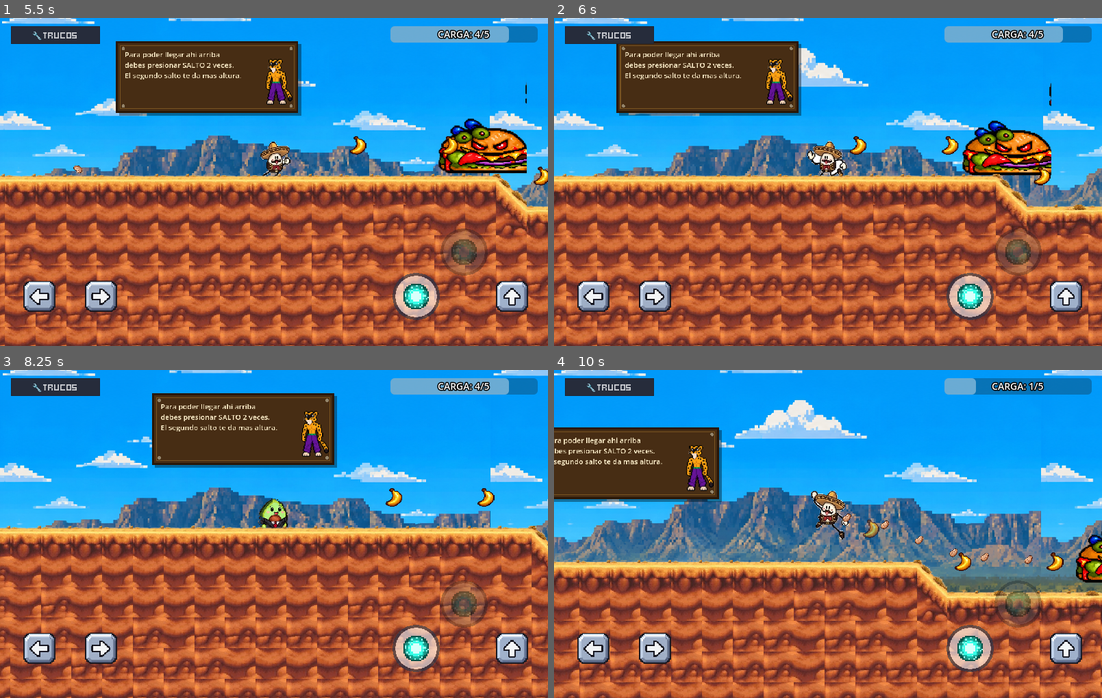
Above: before the commit, frames 1-4 (two rows, left to right).
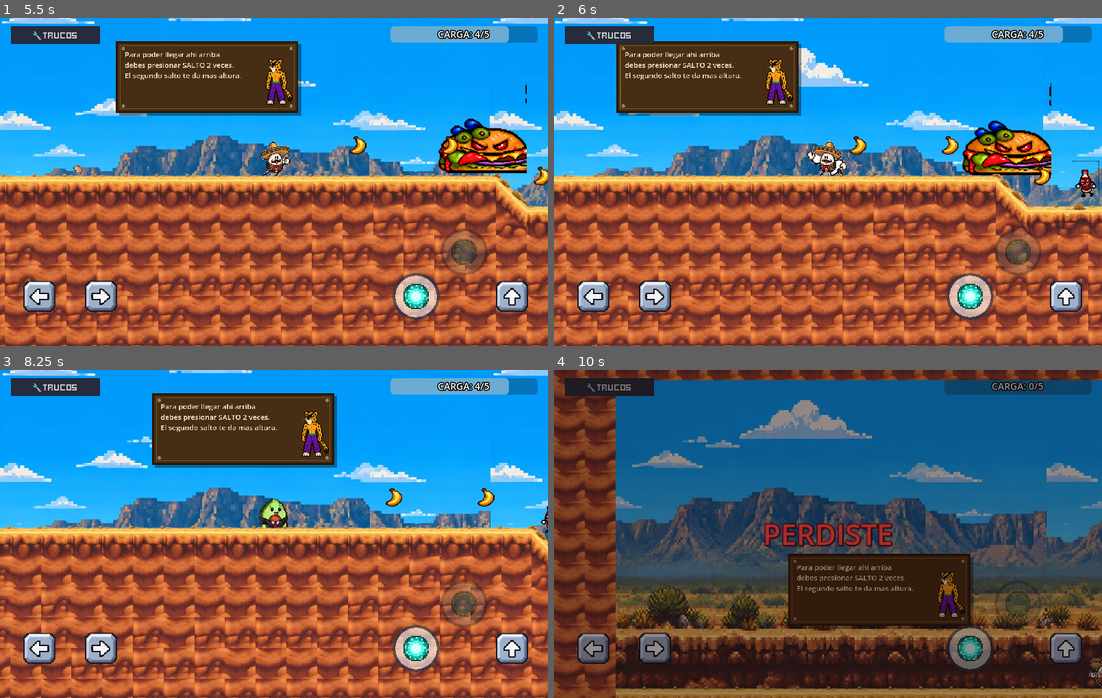
Above: after the commit, the same moments.

Repository: 2330215/aaaaaaaaaaa
Game: Godot game, scene res://game_singleplayer.tscn
Same seed, same stepped clock (60 frames per second), same inputs: the game is played once before the commit and once after it.
Inputs (mouse positions are in pixels of both pictures, inside the frame that each line leads up to):
- Up to frame 1 (5.5 s): tap Enter (ui_accept) at 0.5 s; move the mouse to (394, 83) at 0.52 s; hold Space (shoot) 0.53-1.28 s; hold Right (move_right) 0.53-2.03 s; click (394, 83) at 0.67 s; tap Up (jump) at 0.77, 1.52, 3.02, 3.77, 4.52 s; move the mouse to (164, 198) at 1.27 s; tap X (special_attack) at 1.35, 3.6 s; move the mouse to (328, 109) at 2.02 s; hold Left (move_left) 2.03-2.78 s; tap V at 2.1, 4.35 s; move the mouse to (246, 247) at 2.77 s; hold Right (move_right) 2.78-4.28 s; tap Space (shoot) at 2.85 s; click (246, 247) at 2.92 s; move the mouse to (438, 231) at 3.52 s; move the mouse to (109, 132) at 4.27 s; hold Left (move_left) 4.28-5.03 s; move the mouse to (301, 182) at 5.02 s; hold Right (move_right) from 5.03 s (still down); hold Space (shoot) from 5.03 s (still down); click (301, 182) at 5.17 s
- Up to frame 2 (6 s): move the mouse to (745, 100) at 5.77 s; release Right (move_right) at 5.78 s; release Space (shoot) at 5.78 s; hold Left (move_left) from 5.78 s (still down); tap X (special_attack) at 5.85 s
- Up to frame 3 (8.25 s): tap Up (jump) at 6.02, 6.77, 7.52 s; move the mouse to (394, 517) at 6.52 s; tap V at 6.6 s; move the mouse to (164, 550) at 7.27 s; release Left (move_left) at 7.28 s; hold Right (move_right) from 7.28 s (still down); tap Space (shoot) at 7.35 s; click (164, 550) at 7.42 s; move the mouse to (328, 461) at 8.02 s; tap X (special_attack) at 8.1 s
- Up to frame 4 (10 s): move the mouse to (800, 599) at 8.77 s; tap V at 8.85 s; tap Up (jump) at 9.02, 9.77 s; move the mouse to (992, 583) at 9.52 s; release Right (move_right) at 9.53 s; hold Left (move_left) from 9.53 s (still down); hold Space (shoot) from 9.53 s (still down); click (992, 583) at 9.67 s

Frame 1 is identical in both runs. In frame 2, 0.2% of the frame differs, in the area x 94-100%, y 43-57%; in frame 3, less than 0.1%; in frame 4, 95%, in the area x 0-100%, y 0-100%.

Commit message:
personaje coca

Diff:
--- /dev/null
+++ b/enemy/coca_projectile.tscn
@@ -0,0 +1,141 @@
+[gd_scene format=3 uid="uid://c60wgp60ubaaj"]
+
+[ext_resource type="Script" uid="uid://tj7xirn4vnup" path="res://enemy/papa_projectile.gd" id="1_u2d0i"]
+[ext_resource type="Texture2D" uid="uid://coj0d33vyyqx1" path="res://player/bullet.webp" id="2_1sb84"]
+[ext_resource type="Texture2D" uid="uid://j1ial8q74niw" path="res://enemy/chorro.png" id="3_u2d0i"]
+
+[sub_resource type="CanvasItemMaterial" id="1"]
+
+[sub_resource type="CanvasItemMaterial" id="2"]
+blend_mode = 1
+
+[sub_resource type="CanvasItemMaterial" id="3"]
+
+[sub_resource type="CanvasItemMaterial" id="CanvasItemMaterial_ltbhv"]
+blend_mode = 1
+
+[sub_resource type="Gradient" id="Gradient_o13ul"]
+interpolation_mode = 2
+colors = PackedColorArray(1, 1, 1, 1, 1, 1, 1, 0)
+
+[sub_resource type="GradientTexture2D" id="GradientTexture2D_0sj74"]
+gradient = SubResource("Gradient_o13ul")
+fill = 1
+fill_from = Vector2(0.5, 0.5)
+fill_to = Vector2(0.5, 0.01)
+
+[sub_resource type="RectangleShape2D" id="RectangleShape2D_dfoyh"]
+size = Vector2(26, 14)
+
+[sub_resource type="Animation" id="Animation_v7668"]
+length = 0.001
+tracks/0/type = "value"
+tracks/0/imported = false
+tracks/0/enabled = true
+tracks/0/path = NodePath("Sprite2D:modulate")
+tracks/0/interp = 1
+tracks/0/loop_wrap = true
+tracks/0/keys = {
+"times": PackedFloat32Array(0),
+"transitions": PackedFloat32Array(1),
+"update": 0,
+"values": [Color(1, 1, 1, 1)]
+}
+
+[sub_resource type="Animation" id="5"]
+resource_name = "destroy"
+length = 0.3
+tracks/0/type = "method"
+tracks/0/imported = false
+tracks/0/enabled = true
+tracks/0/path = NodePath(".")
+tracks/0/interp = 1
+tracks/0/loop_wrap = true
+tracks/0/keys = {
+"times": PackedFloat32Array(0.3),
+"transitions": PackedFloat32Array(1),
+"values": [{
+"args": [],
+"method": &"queue_free"
+}]
+}
+tracks/1/type = "value"
+tracks/1/imported = false
+tracks/1/enabled = true
+tracks/1/path = NodePath("CPUParticles2D:self_modulate")
+tracks/1/interp = 1
+tracks/1/loop_wrap = true
+tracks/1/keys = {
+"times": PackedFloat32Array(0, 0.3),
+"transitions": PackedFloat32Array(1, 1),
+"update": 0,
+"values": [Color(1, 1, 1, 1), Color(1, 1, 1, 0)]
+}
+tracks/2/type = "value"
+tracks/2/imported = false
+tracks/2/enabled = true
+tracks/2/path = NodePath("Sprite2D:modulate")
+tracks/2/interp = 1
+tracks/2/loop_wrap = true
+tracks/2/keys = {
+"times": PackedFloat32Array(0, 0.3),
+"transitions": PackedFloat32Array(1, 1),
+"update": 0,
+"values": [Color(1, 1, 1, 1), Color(1, 1, 1, 0)]
+}
+
+[sub_resource type="AnimationLibrary" id="AnimationLibrary_iv8gr"]
+_data = {
+&"RESET": SubResource("Animation_v7668"),
+&"destroy": SubResource("5")
+}
+
+[node name="Bullet" type="RigidBody2D" unique_id=686454690]
+z_index = 5
+material = SubResource("1")
+scale = Vector2(0.5, 0.5)
+collision_layer = 18
+collision_mask = 26
+mass = 0.0283333
+gravity_scale = 0.1
+continuous_cd = 2
+contact_monitor = true
+max_contacts_reported = 1
+script = ExtResource("1_u2d0i")
+
+[node name="CPUParticles2D" type="CPUParticles2D" parent="." unique_id=1202721833]
+self_modulate = Color(1, 1, 1, 0)
+material = SubResource("2")
+emitting = false
+texture = ExtResource("2_1sb84")
+lifetime = 0.1
+speed_scale = 3.0
+spread = 0.0
+gravity = Vector2(0, 0)
+color = Color(1, 1, 1, 0.705882)
+
+[node name="Sprite2D" type="Sprite2D" parent="." unique_id=715704943]
+material = SubResource("3")
+position = Vector2(5.999999, -1.7910011)
+scale = Vector2(0.015783539, 0.023019163)
+texture = ExtResource("3_u2d0i")
+
+[node name="Glow" type="Sprite2D" parent="Sprite2D" unique_id=1873109458]
+modulate = Color(0.501961, 1, 1, 0.25098)
+material = SubResource("CanvasItemMaterial_ltbhv")
+scale = Vector2(0.667, 0.667)
+texture = SubResource("GradientTexture2D_0sj74")
+
+[node name="CollisionShape2D" type="CollisionShape2D" parent="." unique_id=624076901]
+position = Vector2(5, -1)
+shape = SubResource("RectangleShape2D_dfoyh")
+
+[node name="Timer" type="Timer" parent="." unique_id=1887822516]
+one_shot = true
+autostart = true
+
+[node name="AnimationPlayer" type="AnimationPlayer" parent="." unique_id=534852036]
+libraries/ = SubResource("AnimationLibrary_iv8gr")
+
+[connection signal="body_entered" from="." to="." method="_on_body_entered"]
+[connection signal="timeout" from="Timer" to="." method="destroy"]
--- /dev/null
+++ b/enemy/enemy_coca.gd
@@ -0,0 +1,128 @@
+extends Enemy
+
+const PAPA_SCENE = preload("res://enemy/coca_projectile.tscn")
+
+@export var move_speed: float = 80.0
+@export var stop_distance: float = 120.0
+@export var attack_range: float = 300.0
+@export var attack_cooldown: float = 2.0
+
+@onready var lanzamiento: Marker2D = $LanzamientoPapa
+
+var attack_timer: float = 0.0
+
+
+func _ready() -> void:
+	if not animation_player.animation_finished.is_connected(_on_animation_finished):
+		animation_player.animation_finished.connect(_on_animation_finished)
+
+
+func _physics_process(delta: float) -> void:
+	if _state == State.DEAD:
+		return
+
+	attack_timer -= delta
+
+	if not is_on_floor():
+		velocity.y += gravity * delta
+	else:
+		velocity.y = 0.0
+
+	var jugador := obtener_jugador()
+
+	if animation_player.current_animation == &"ataque":
+		velocity.x = 0.0
+
+	elif jugador != null:
+		var distancia_x := jugador.global_position.x - global_position.x
+
+		if absf(distancia_x) > stop_distance:
+			velocity.x = signf(distancia_x) * move_speed
+			sprite.flip_h = velocity.x < 0.0
+
+			if animation_player.current_animation != &"movimiento":
+				animation_player.play("walk")
+		else:
+			velocity.x = 0.0
+
+			if animation_player.current_animation != &"idle":
+				animation_player.play("idle")
+
+		if attack_timer <= 0.0 and obtener_jugador_cercano() != null:
+			atacar()
+			attack_timer = attack_cooldown
+
+	else:
+		velocity.x = 0.0
+
+		if animation_player.current_animation != &"idle":
+			animation_player.play("idle")
+
+	move_and_slide()
+
+
+func obtener_jugador() -> Player:
+	var jugador_cercano: Player = null
+	var distancia_minima := INF
+
+	for nodo in get_tree().get_nodes_in_group("player"):
+		if nodo is Player:
+			var distancia := global_position.distance_to(nodo.global_position)
+
+			if distancia < distancia_minima:
+				distancia_minima = distancia
+				jugador_cercano = nodo
+
+	return jugador_cercano
+
+
+func obtener_jugador_cercano() -> Player:
+	var jugador := obtener_jugador()
+
+	if jugador != null:
+		if global_position.distance_to(jugador.global_position) <= attack_range:
+			return jugador
+
+	return null
+
+
+func atacar() -> void:
+	if obtener_jugador_cercano() != null:
+		animation_player.play("ataque")
+
+
+func lanzar_papa() -> void:
+	var jugador := obtener_jugador_cercano()
+
+	if jugador == null or lanzamiento == null:
+		return
+
+	var papa = PAPA_SCENE.instantiate()
+
+	if papa == null:
+		return
+
+	papa.global_position = lanzamiento.global_position
+	papa.direction = lanzamiento.global_position.direction_to(jugador.global_position)
+
+	get_tree().current_scene.add_child(papa)
+
+
+func destroy() -> void:
+	if _state == State.DEAD:
+		return
+
+	_state = State.DEAD
+	velocity = Vector2.ZERO
+
+	if animation_player.has_animation(&"destroy"):
+		animation_player.play("destroy")
+	else:
+		queue_free()
+
+
+func _on_animation_finished(animation_name: StringName) -> void:
+	if animation_name == &"ataque":
+		animation_player.play("idle")
+	elif animation_name == &"destroy":
+		queue_free()
--- /dev/null
+++ b/enemy/enemy_coca.tscn
@@ -0,0 +1,347 @@
+[gd_scene format=3 uid="uid://dfm8821ubqi5q"]
+
+[ext_resource type="Script" uid="uid://b5iqiedkokml" path="res://enemy/enemy_coca.gd" id="1_kus5p"]
+[ext_resource type="Texture2D" uid="uid://qbpjengb1qn1" path="res://enemy/coca6.png" id="2_kus5p"]
+[ext_resource type="Texture2D" uid="uid://coj0d33vyyqx1" path="res://player/bullet.webp" id="3_gp2i7"]
+[ext_resource type="AudioStream" uid="uid://dm7wsawmylc7b" path="res://enemy/hit.wav" id="4_f7rxy"]
+[ext_resource type="AudioStream" uid="uid://duwm7i44o75o2" path="res://enemy/explode.wav" id="5_rbmr2"]
+
+[sub_resource type="CanvasItemMaterial" id="1"]
+
+[sub_resource type="Animation" id="8"]
+length = 0.001
+tracks/0/type = "value"
+tracks/0/imported = false
+tracks/0/enabled = true
+tracks/0/path = NodePath("Explosion:scale_amount")
+tracks/0/interp = 1
+tracks/0/loop_wrap = true
+tracks/0/keys = {
+"times": PackedFloat32Array(0),
+"transitions": PackedFloat32Array(1),
+"update": 0,
+"values": [4.0]
+}
+tracks/1/type = "value"
+tracks/1/imported = false
+tracks/1/enabled = true
+tracks/1/path = NodePath("Sprite2D:frame")
+tracks/1/interp = 1
+tracks/1/loop_wrap = true
+tracks/1/keys = {
+"times": PackedFloat32Array(0),
+"transitions": PackedFloat32Array(1),
+"update": 0,
+"values": [0]
+}
+tracks/2/type = "value"
+tracks/2/imported = false
+tracks/2/enabled = true
+tracks/2/path = NodePath("Explosion:scale_amount_max")
+tracks/2/interp = 1
+tracks/2/loop_wrap = true
+tracks/2/keys = {
+"times": PackedFloat32Array(0),
+"transitions": PackedFloat32Array(1),
+"update": 0,
+"values": [1.0]
+}
+tracks/3/type = "value"
+tracks/3/imported = false
+tracks/3/enabled = true
+tracks/3/path = NodePath(".:collision_layer")
+tracks/3/interp = 1
+tracks/3/loop_wrap = true
+tracks/3/keys = {
+"times": PackedFloat32Array(0),
+"transitions": PackedFloat32Array(1),
+"update": 1,
+"values": [2]
+}
+
+[sub_resource type="Animation" id="Animation_5dlo2"]
+resource_name = "ataque"
+tracks/0/type = "value"
+tracks/0/imported = false
+tracks/0/enabled = true
+tracks/0/path = NodePath("Sprite2D:frame")
+tracks/0/interp = 1
+tracks/0/loop_wrap = true
+tracks/0/keys = {
+"times": PackedFloat32Array(0, 0.099999994, 0.2, 0.3, 0.4, 0.5, 0.6, 0.7, 0.8, 0.9, 1),
+"transitions": PackedFloat32Array(1, 1, 1, 1, 1, 1, 1, 1, 1, 1, 1),
+"update": 0,
+"values": [7, 8, 9, 10, 11, 12, 13, 14, 15, 16, 17]
+}
+tracks/1/type = "method"
+tracks/1/imported = false
+tracks/1/enabled = true
+tracks/1/path = NodePath(".")
+tracks/1/interp = 1
+tracks/1/loop_wrap = true
+tracks/1/keys = {
+"times": PackedFloat32Array(0.46666667),
+"transitions": PackedFloat32Array(1),
+"values": [{
+"args": [],
+"method": &"lanzar_papa"
+}]
+}
+
+[sub_resource type="Animation" id="2"]
+resource_name = "destroy"
+length = 1.5
+tracks/0/type = "value"
+tracks/0/imported = false
+tracks/0/enabled = true
+tracks/0/path = NodePath("Sprite2D:frame")
+tracks/0/interp = 1
+tracks/0/loop_wrap = true
+tracks/0/keys = {
+"times": PackedFloat32Array(0),
+"transitions": PackedFloat32Array(1),
+"update": 0,
+"values": [7]
+}
+tracks/1/type = "value"
+tracks/1/imported = false
+tracks/1/enabled = true
+tracks/1/path = NodePath("Sprite2D:rotation_degrees")
+tracks/1/interp = 1
+tracks/1/loop_wrap = true
+tracks/1/keys = {
+"times": PackedFloat32Array(0, 0.8),
+"transitions": PackedFloat32Array(0.0796601, 1),
+"update": 0,
+"values": [0.0, 180.0]
+}
+tracks/2/type = "value"
+tracks/2/imported = false
+tracks/2/enabled = true
+tracks/2/path = NodePath("Sprite2D:self_modulate")
+tracks/2/interp = 1
+tracks/2/loop_wrap = true
+tracks/2/keys = {
+"times": PackedFloat32Array(0, 0.5, 1.1),
+"transitions": PackedFloat32Array(1, 1, 1),
+"update": 0,
+"values": [Color(1, 1, 1, 1), Color(1, 1, 1, 1), Color(1, 1, 1, 0)]
+}
+tracks/3/type = "value"
+tracks/3/imported = false
+tracks/3/enabled = true
+tracks/3/path = NodePath("Explosion:emitting")
+tracks/3/interp = 1
+tracks/3/loop_wrap = true
+tracks/3/keys = {
+"times": PackedFloat32Array(0, 0.6),
+"transitions": PackedFloat32Array(1, 1),
+"update": 1,
+"values": [false, true]
+}
+tracks/4/type = "value"
+tracks/4/imported = false
+tracks/4/enabled = true
+tracks/4/path = NodePath("Hit:playing")
+tracks/4/interp = 1
+tracks/4/loop_wrap = true
+tracks/4/keys = {
+"times": PackedFloat32Array(0.00999999),
+"transitions": PackedFloat32Array(1),
+"update": 1,
+"values": [true]
+}
+tracks/5/type = "value"
+tracks/5/imported = false
+tracks/5/enabled = true
+tracks/5/path = NodePath("Explode:playing")
+tracks/5/interp = 1
+tracks/5/loop_wrap = true
+tracks/5/keys = {
+"times": PackedFloat32Array(0.6),
+"transitions": PackedFloat32Array(1),
+"update": 1,
+"values": [true]
+}
+tracks/6/type = "method"
+tracks/6/imported = false
+tracks/6/enabled = true
+tracks/6/path = NodePath(".")
+tracks/6/interp = 1
+tracks/6/loop_wrap = true
+tracks/6/keys = {
+"times": PackedFloat32Array(1.5),
+"transitions": PackedFloat32Array(1),
+"values": [{
+"args": [],
+"method": &"queue_free"
+}]
+}
+tracks/7/type = "value"
+tracks/7/imported = false
+tracks/7/enabled = true
+tracks/7/path = NodePath(".:collision_layer")
+tracks/7/interp = 1
+tracks/7/loop_wrap = true
+tracks/7/keys = {
+"times": PackedFloat32Array(0),
+"transitions": PackedFloat32Array(1),
+"update": 1,
+"values": [0]
+}
+tracks/8/type = "value"
+tracks/8/imported = false
+tracks/8/enabled = true
+tracks/8/path = NodePath("Sprite2D:position")
+tracks/8/interp = 1
+tracks/8/loop_wrap = true
+tracks/8/keys = {
+"times": PackedFloat32Array(0, 0.2, 0.4),
+"transitions": PackedFloat32Array(2.2974, 0.183011, 1),
+"update": 0,
+"values": [Vector2(0, 0), Vector2(0, -32), Vector2(0, 0)]
+}
+tracks/9/type = "value"
+tracks/9/imported = false
+tracks/9/enabled = true
+tracks/9/path = NodePath("Explosion:scale_amount_min")
+tracks/9/interp = 1
+tracks/9/loop_wrap = true
+tracks/9/keys = {
+"times": PackedFloat32Array(0.6, 1),
+"transitions": PackedFloat32Array(1, 1),
+"update": 0,
+"values": [1.0, 4.0]
+}
+tracks/10/type = "value"
+tracks/10/imported = false
+tracks/10/enabled = true
+tracks/10/path = NodePath("Explosion:scale_amount_max")
+tracks/10/interp = 1
+tracks/10/loop_wrap = true
+tracks/10/keys = {
+"times": PackedFloat32Array(0.6, 1),
+"transitions": PackedFloat32Array(1, 1),
+"update": 0,
+"values": [1.0, 4.0]
+}
+
+[sub_resource type="Animation" id="3"]
+loop_mode = 1
+step = 0.25
+tracks/0/type = "value"
+tracks/0/imported = false
+tracks/0/enabled = true
+tracks/0/path = NodePath("Sprite2D:frame")
+tracks/0/interp = 1
+tracks/0/loop_wrap = true
+tracks/0/keys = {
+"times": PackedFloat32Array(0, 0.25, 0.999, 1.332, 1.665, 1.998),
+"transitions": PackedFloat32Array(1, 1, 1, 1, 1, 1),
+"update": 1,
+"values": [6, 5, 6, 5, 6, 7]
+}
+
+[sub_resource type="Animation" id="Animation_pmsee"]
+resource_name = "rebote"
+length = 0.001
+
+[sub_resource type="Animation" id="4"]
+length = 0.9
+loop_mode = 1
+tracks/0/type = "value"
+tracks/0/imported = false
+tracks/0/enabled = true
+tracks/0/path = NodePath("Sprite2D:frame")
+tracks/0/interp = 1
+tracks/0/loop_wrap = true
+tracks/0/keys = {
+"times": PackedFloat32Array(0, 0.1, 0.2, 0.3, 0.4, 0.5, 0.6, 0.7, 0.8),
+"transitions": PackedFloat32Array(1, 1, 1, 1, 1, 1, 1, 1, 1),
+"update": 1,
+"values": [0, 1, 2, 3, 4, 5, 6, 7, 8]
+}
+
+[sub_resource type="AnimationLibrary" id="AnimationLibrary_0kjfc"]
+_data = {
+&"RESET": SubResource("8"),
+&"ataque": SubResource("Animation_5dlo2"),
+&"destroy": SubResource("2"),
+&"idle": SubResource("3"),
+&"rebote": SubResource("Animation_pmsee"),
+&"walk": SubResource("4")
+}
+
+[sub_resource type="RectangleShape2D" id="RectangleShape2D_cw150"]
+size = Vector2(21.714272, 20.57143)
+
+[sub_resource type="CanvasItemMaterial" id="6"]
+blend_mode = 1
+
+[sub_resource type="Gradient" id="7"]
+offsets = PackedFloat32Array(0.5, 1)
+colors = PackedColorArray(1, 1, 1, 1, 0, 0, 0, 1)
+
+[node name="Enemy" type="CharacterBody2D" unique_id=91234316]
+collision_layer = 2
+collision_mask = 24
+script = ExtResource("1_kus5p")
+
+[node name="PlatformDetector" type="RayCast2D" parent="." unique_id=655177854]
+position = Vector2(20, 62)
+target_position = Vector2(0, 23)
+collision_mask = 8
+
+[node name="FloorDetectorLeft" type="RayCast2D" parent="." unique_id=1166409533]
+position = Vector2(-31, -13)
+target_position = Vector2(0, 35)
+collision_mask = 24
+
+[node name="Sprite2D" type="Sprite2D" parent="." unique_id=113791239]
+material = SubResource("1")
+scale = Vector2(0.23730174, 0.23730174)
+texture = ExtResource("2_kus5p")
+flip_h = true
+hframes = 9
+vframes = 2
+
+[node name="AnimationPlayer" type="AnimationPlayer" parent="." unique_id=1500713053]
+libraries/ = SubResource("AnimationLibrary_0kjfc")
+
+[node name="LanzamientoPapa" type="Marker2D" parent="." unique_id=1427923324]
+position = Vector2(26, 10.000001)
+rotation = -1.5708
+scale = Vector2(3.5, 3.5)
+
+[node name="CollisionShape2D" type="CollisionShape2D" parent="." unique_id=1031691809]
+visible = false
+light_mask = 3
+visibility_layer = 3
+position = Vector2(26, 10.000001)
+rotation = -1.5708
+scale = Vector2(3.5, 3.5)
+shape = SubResource("RectangleShape2D_cw150")
+
+[node name="Explosion" type="CPUParticles2D" parent="." unique_id=1475799294]
+self_modulate = Color(1, 1, 1, 0.12)
+material = SubResource("6")
+emitting = false
+amount = 32
+texture = ExtResource("3_gp2i7")
+lifetime = 0.5
+one_shot = true
+speed_scale = 1.2
+explosiveness = 0.7
+draw_order = 215832976
+emission_shape = 1
+emission_sphere_radius = 16.0
+spread = 180.0
+gravity = Vector2(0, -250)
+color_ramp = SubResource("7")
+
+[node name="Hit" type="AudioStreamPlayer2D" parent="." unique_id=845910489]
+stream = ExtResource("4_f7rxy")
+
+[node name="Explode" type="AudioStreamPlayer2D" parent="." unique_id=1533287443]
+position = Vector2(-1, -7)
+stream = ExtResource("5_rbmr2")
--- a/level/level.tscn
+++ b/level/level.tscn
@@ -15,6 +15,7 @@
 [ext_resource type="PackedScene" path="res://level/tutorial_sign.tscn" id="11_sign"]
 [ext_resource type="PackedScene" path="res://level/tutorial_sign_animated.tscn" id="12_sign_anim"]
 [ext_resource type="PackedScene" uid="uid://b6mi6l3tkae6h" path="res://enemy/enemy_papa.tscn" id="15_fm1jd"]
+[ext_resource type="PackedScene" uid="uid://dfm8821ubqi5q" path="res://enemy/enemy_coca.tscn" id="16_7jqyl"]
 
 [sub_resource type="TileSetAtlasSource" id="TileSetAtlasSource_cw150"]
 texture = ExtResource("2_0v1st")
@@ -1380,3 +1381,6 @@
 
 [node name="Enemy2" parent="." unique_id=46466502 instance=ExtResource("15_fm1jd")]
 position = Vector2(1999, 2167)
+
+[node name="Enemy3" parent="." unique_id=277550276 instance=ExtResource("16_7jqyl")]
+position = Vector2(1818, 339)
Binary file added: enemy/chorro.png
Not shown, added: enemy/chorro.png.import
Binary file added: enemy/coca5.png
Not shown, changed: enemy/coca5.png.import
Binary file added: enemy/coca6.png
Not shown, changed: enemy/coca6.png.import
Not shown, added: enemy/enemy_coca.gd.uid
Binary file removed: enemy/papa_ataque.png
Binary file removed: enemy/papa_movimiento.png
